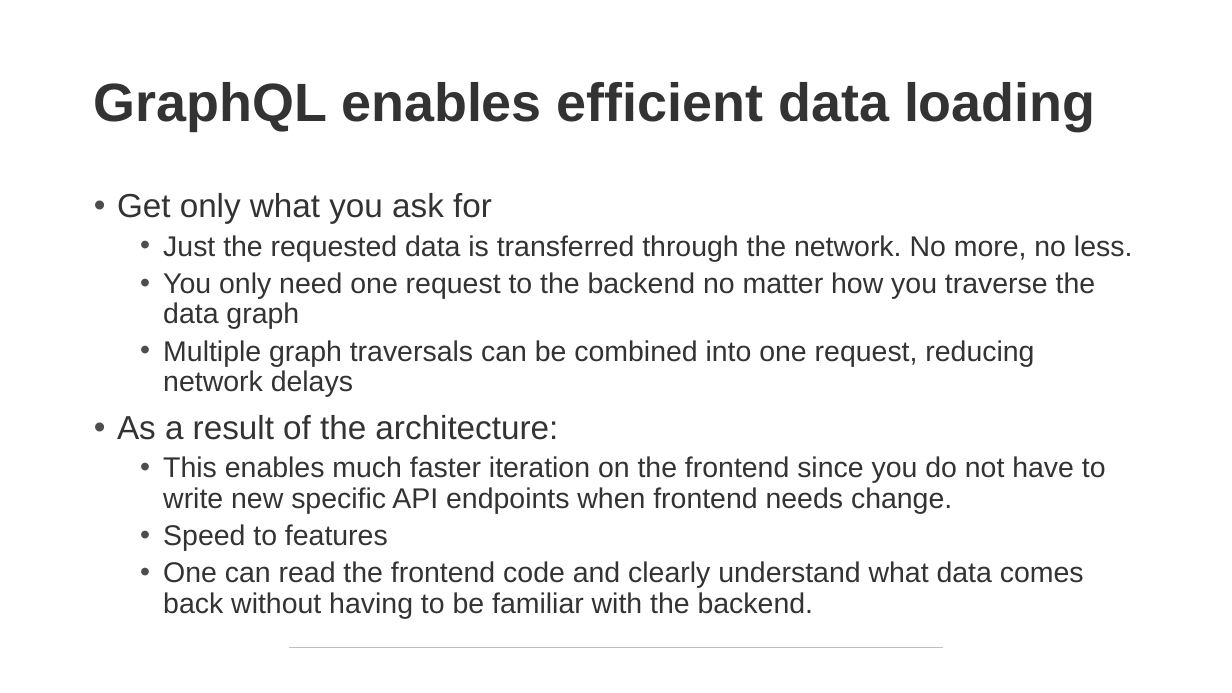
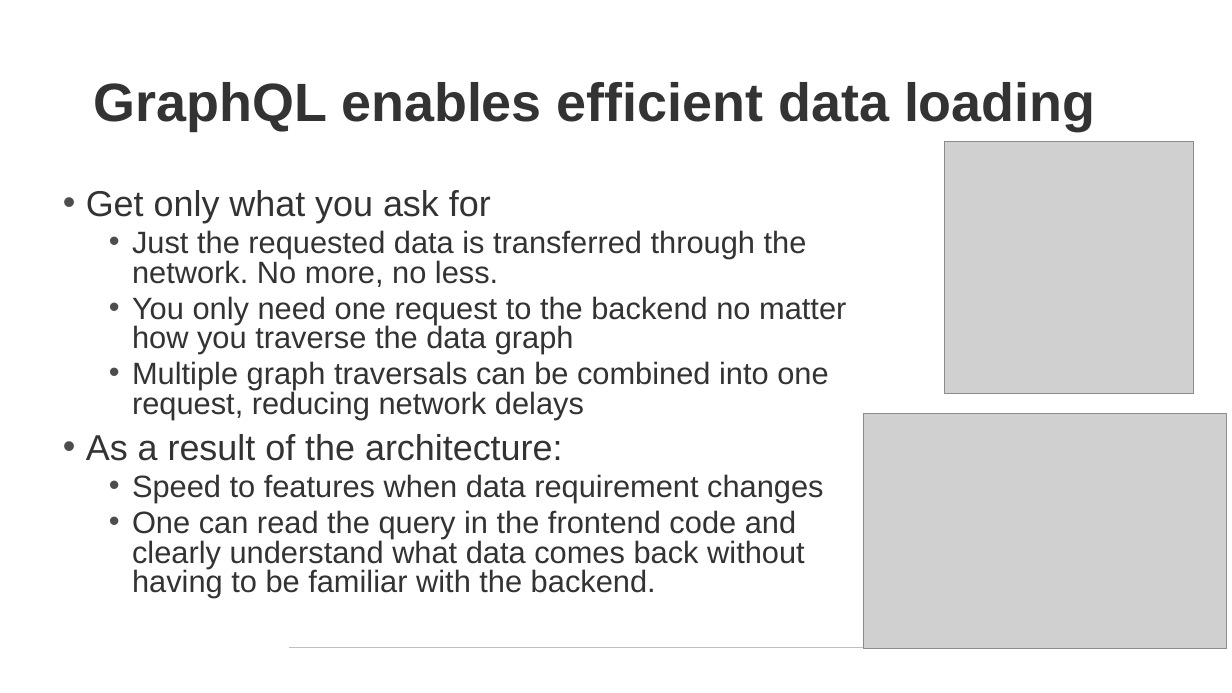
Before and after one commit to NPDSoftwareDev/graphql-presentation, a slide deck: slide 14 of graphql Introduction.pptx. Drawn at 1232x693 pixels with LibreOffice and Linux fonts; fonts in the diff are those of the drawing; grey boxes stand for pictures. Boxes give left, top, right and bottom in pixels: in the first picture for what was removed or moved away, otherwise in the second. Text is boxed around its words. In the diff, an @@ line names an element or a change of style, - is before the commit and + after.

Commit message:
update slides

```diff
--- a/graphql Introduction.pptx
+++ b/graphql Introduction.pptx
@@ picture added at (x1=945, y1=141, x2=1193, y2=394) @@
@@ text "Get only what you ask ..." moved from (x1=117, y1=193, x2=1132, y2=619) to (x1=86, y1=190, x2=846, y2=598) @@
@@ text at (x1=86, y1=190, x2=846, y2=461): size 25.9 to 28 pt in "Get only what you ask for", "As a result of the architecture:"; size 22.2 to 24 pt in "Just the requested data is transferred through ...", "You only need one request to the ...", "Multiple graph traversals can be combined into ..."; line spacing 0.9 to 0.8 @@
@@ picture added at (x1=863, y1=413, x2=1226, y2=649) @@
@@ text at (x1=132, y1=474, x2=823, y2=598): text changed; size 22.2 to 24 pt @@
-  • This enables much faster iteration on the frontend since you do not have to write new specific API endpoints when frontend needs change.
-  • Speed to features
-  • One can read the frontend code and clearly understand what data comes back without having to be familiar with the backend.
+  • Speed to features when data requirement changes
+  • One can read the query in the frontend code and clearly understand what data comes back without having to be familiar with the backend.
```
Also in this commit, not shown: 1 other slide changed, 1 slide added, 1 slide removed, 1 other file.
